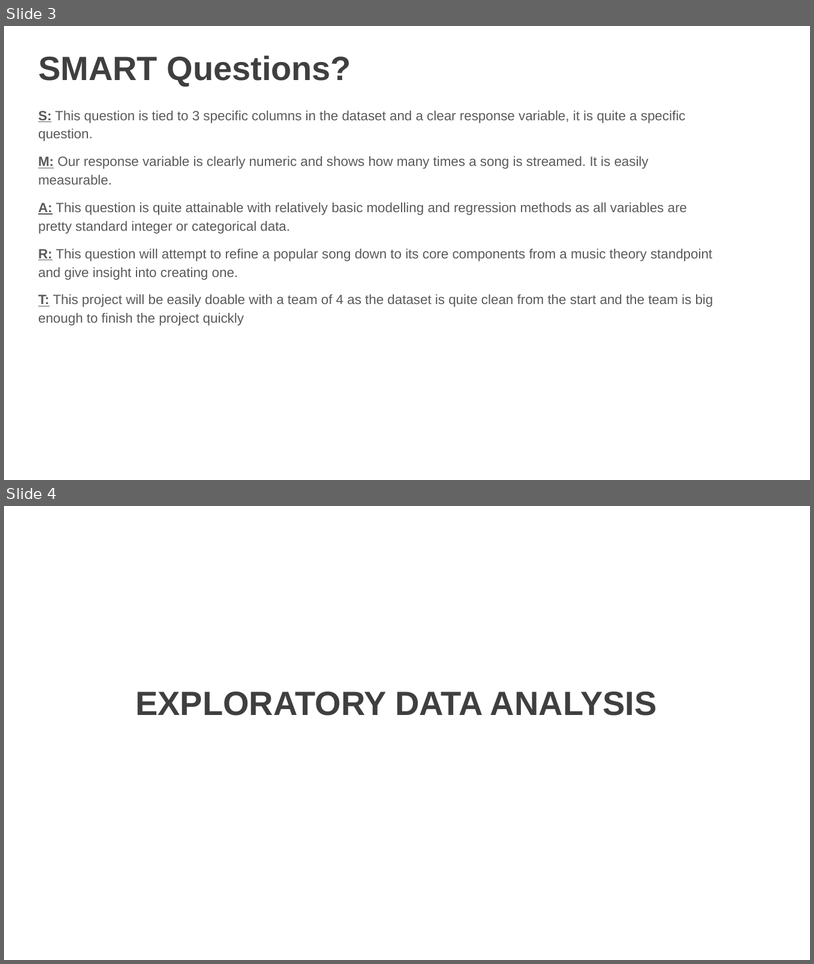
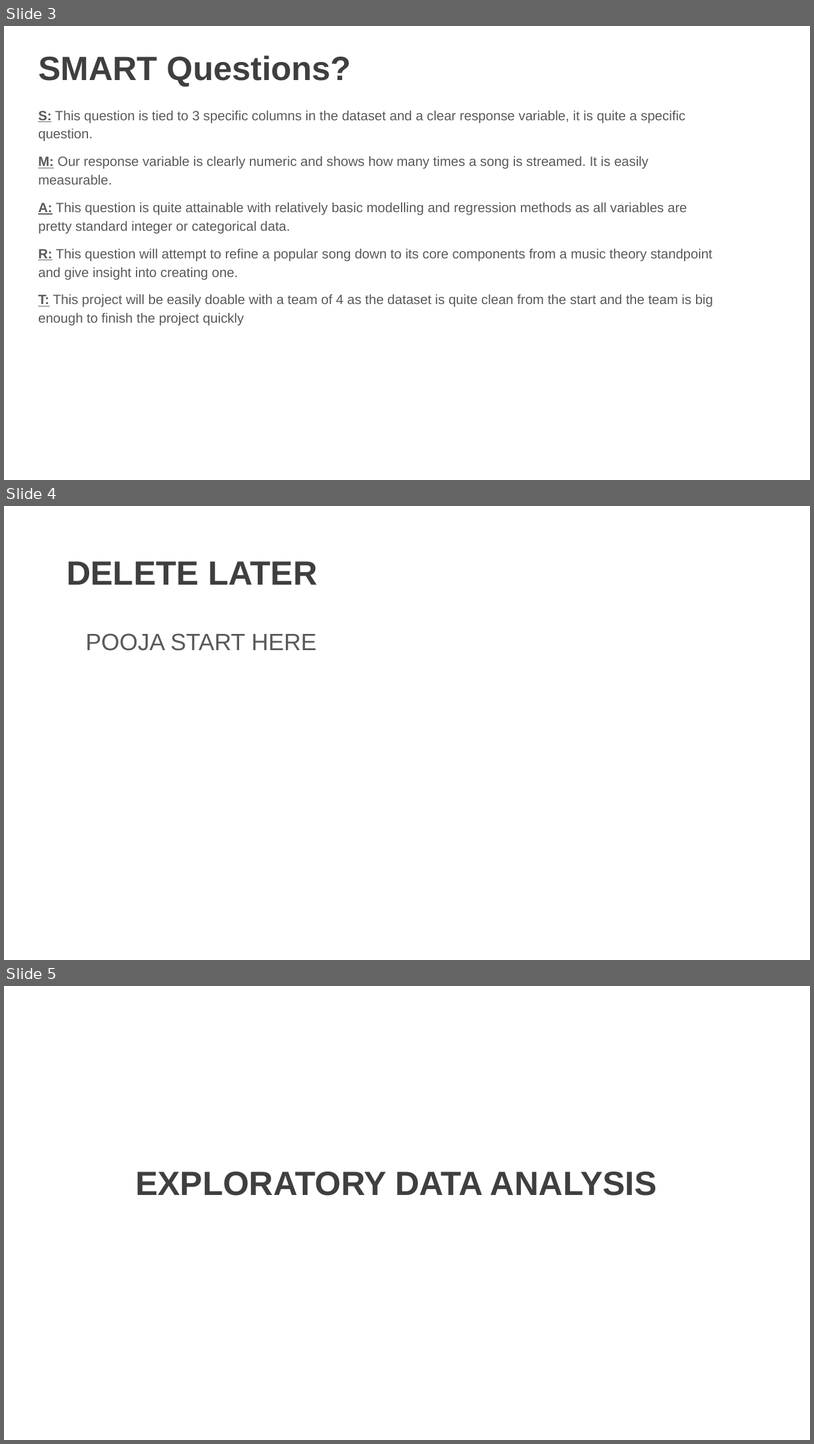
Before and after one commit to awinkhater/DATS6103T3, a slide deck: Team 3 – Final Project Presentation.pptx. Shown one above the other, each under a label of ours: slides 3 and 4 before the commit, slides 3, 4 and 5 after it. The pictures are 814x964 and 814x1444 pixels, drawn with LibreOffice and Linux fonts; fonts in the diff are those of the drawing; background and template pictures are left out. Boxes give left, top, right and bottom in pixels: in the first picture for what was removed or moved away, otherwise in the second. Text is boxed around its words. In the diff, an @@ line names an element or a change of style, - is before the commit and + after.

```diff
--- a/Team 3 – Final Project Presentation.pptx
+++ b/Team 3 – Final Project Presentation.pptx
@@ slide 4 added at (4,506,810,960), background picture (left out) @@
@@ title added at (66,561,317,585), 30 pt, text #3F3F3F, bold @@
+DELETE LATER
@@ text added at (86,633,317,651), 21 pt, text #595959 @@
+POOJA START HERE
@@ what was slide 4 is now slide 5 @@
```
